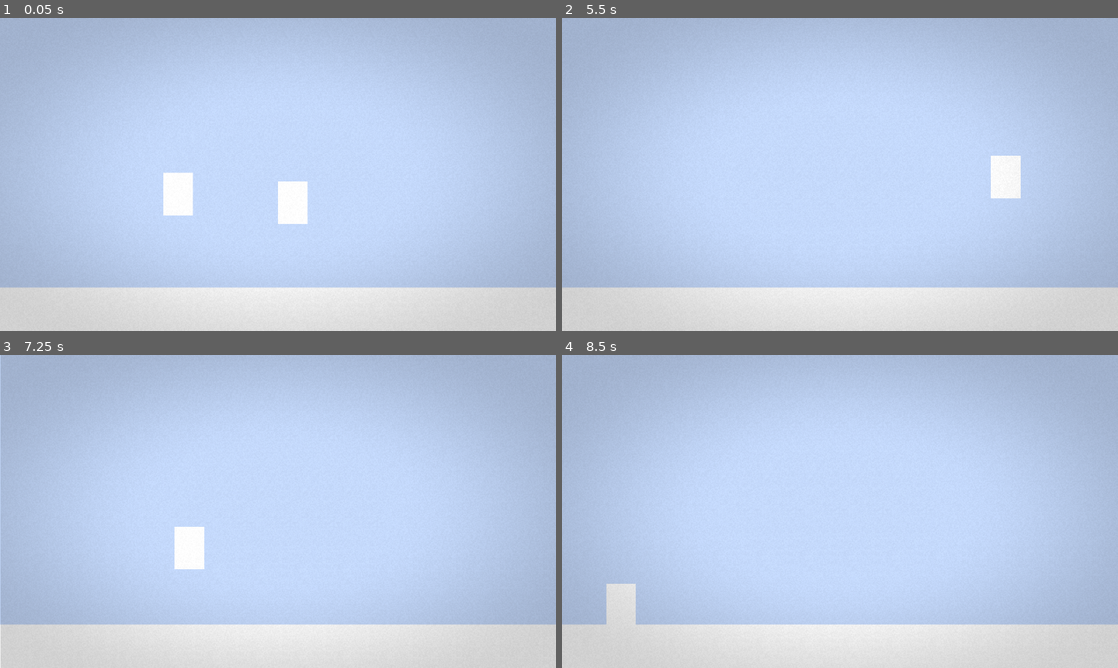
Above: before the commit, frames 1-4 (two rows, left to right).
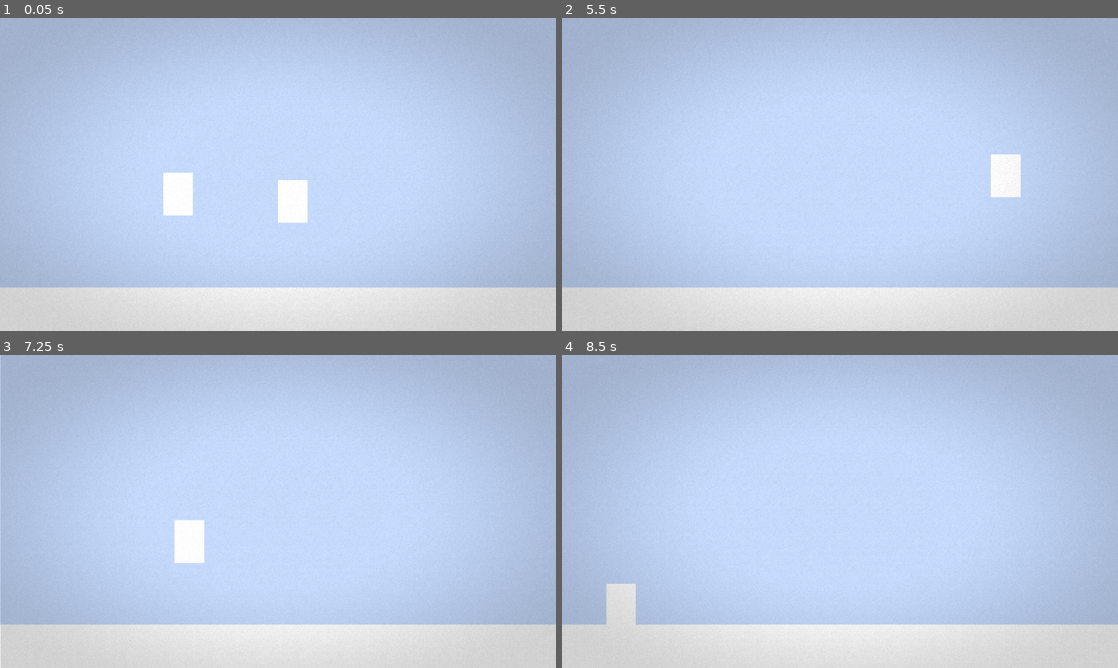
Above: after the commit, the same moments.

Repository: Protheek-1/mass-effect
Game: Godot game, scene res://main.tscn
Same seed, same stepped clock (60 frames per second), same inputs: the game is played once before the commit and once after it.
Inputs (mouse positions are in pixels of both pictures, inside the frame that each line leads up to):
- Up to frame 1 (0.05 s): no input
- Up to frame 2 (5.5 s): tap Enter at 0.5, 2.1, 4.25 s; move the mouse to (812, 237) at 0.52 s; hold Right (ui_right) 0.53-1.25 s; tap W (jump) at 0.6, 0.77, 1.07, 2.3, 3.77, 3.8, 4.07, 5.1 s; click (812, 237) at 0.67 s; drag from (1006, 221) to (812, 237) at 1.27 s; tap Space (swap_charectar) at 2, 5 s; move the mouse to (673, 127) at 2.02 s; hold Left (ui_left) 2.03-2.75 s; drag from (867, 174) to (673, 127) at 2.77 s; move the mouse to (756, 96) at 3.52 s; hold Left (ui_left) 3.53-4.25 s; tap Alt at 3.6 s; drag from (962, 158) to (756, 96) at 4.27 s; move the mouse to (728, 190) at 5.02 s; hold Right (ui_right) from 5.03 s (still down); click (728, 190) at 5.17 s
- Up to frame 3 (7.25 s): release Right (ui_right) at 5.75 s; drag from (333, 442) to (166, 527) at 5.77 s; tap Enter at 6.5, 6.6 s; move the mouse to (250, 574) at 6.52 s; hold Right (ui_right) from 6.53 s (still down); tap W (jump) at 6.77, 6.8, 7.07 s
- Up to frame 4 (8.5 s): release Right (ui_right) at 7.25 s; drag from (1006, 558) to (812, 574) at 7.27 s; tap Space (swap_charectar) at 8 s; move the mouse to (673, 464) at 8.02 s; hold Left (ui_left) from 8.03 s (still down); tap Alt at 8.1 s; tap W (jump) at 8.3 s

The runs differ from the first frame. In frame 1, less than 0.1% of the frame differs, in the area x 50-56%, y 51-66%; in frame 2, less than 0.1%; in frame 3, 0.2%, in the area x 31-37%, y 52-69%; in frame 4, nothing differs.

Commit message:
soooo buggy

Diff:
--- a/heavy.gd
+++ b/heavy.gd
@@ -3,35 +3,49 @@
 @export var speed: float = 90.0
 @export var jump_velocity : float = -340.0
 @export var rise_gravity_mult = 1.1
-@export var fall_gravity_mult = 2.4
+@export var fall_gravity_mult = 2.0
 @export var acceleration: float = 250
 @export var friction: float = 300
 @export var is_active: bool = true
-
+@onready var head_ray = $RayCast2D
 var base_gravity = ProjectSettings.get_setting("physics/2d/default_gravity")
+var light_is_on_top: bool = false
 
 func _physics_process(delta: float) -> void:
-
-
 	if Input.is_action_just_pressed("swap_charectar"):
 		if is_active == true:
 			is_active = false
 		else:
 			is_active = true
+	if not is_on_floor():
+			if velocity.y < 0:
+				velocity.y += base_gravity * delta * rise_gravity_mult
+			else:
+				velocity.y += base_gravity * delta * fall_gravity_mult
+
 	if not is_active:
 		velocity.x = move_toward(velocity.x, 0, friction * delta)
-		if not is_on_floor():
-			velocity.y += base_gravity * delta * fall_gravity_mult
+
+		if is_on_wall() or is_on_floor():
+			for i in range(get_slide_collision_count()):
+				var col = get_slide_collision(i)
+				if col.get_collider() is CharacterBody2D and col.get_normal().y < 0.7:
+					if velocity.y > 0:
+						velocity.y = 0
 		move_and_slide()
 		return
 
-	if not is_on_floor():
-		if velocity.y < 0:
-			velocity.y += base_gravity * delta * rise_gravity_mult
-		else:
-			velocity.y += base_gravity * delta * fall_gravity_mult
-	if Input.is_action_just_pressed("jump") and is_on_floor():
-		velocity.y = jump_velocity
+	var rider: CharacterBody2D = null
+	if head_ray.is_colliding():
+		var collider = head_ray.get_collider()
+		if collider is CharacterBody2D:
+			rider = collider
+	if Input.is_action_just_pressed("jump"):
+		if is_on_floor() or (rider != null and is_character_resting_tight(rider)):
+			#global_position = global_position + Vector2(0, 4)
+			velocity.y = jump_velocity
+			if rider!= null:
+				rider.apply_launch(jump_velocity * 0.8)
 
 	var direction := Input.get_axis("ui_left", "ui_right")
 
@@ -41,3 +55,22 @@
 		velocity.x = move_toward(velocity.x, 0, friction * delta)
 
 	move_and_slide()
+
+func get_character_on_top() -> CharacterBody2D:
+	var space_state = get_world_2d().direct_space_state
+	var query = PhysicsRayQueryParameters2D.create(global_position, global_position + Vector2(0, -20))
+	query.exclude = [get_rid()]
+
+	var result = space_state.intersect_ray(query)
+	if result and result.collider is CharacterBody2D:
+		return result.collider
+	return null
+
+func apply_launch(launch_power: float) -> void:
+	velocity.y = launch_power
+	global_position.y -= 5.0
+	move_and_slide()
+func is_character_resting_tight(target_rider: CharacterBody2D) -> bool:
+	var horizontal_check = abs(target_rider.global_position.x - global_position.x) < 20.0
+	var vertical_check = abs(target_rider.global_position.y - global_position.y) < 32.0
+	return horizontal_check and vertical_check
--- a/heavy.tscn
+++ b/heavy.tscn
@@ -16,3 +16,7 @@
 [node name="ColorRect" type="ColorRect" parent="." unique_id=1500380666]
 offset_right = 107.0
 offset_bottom = 153.0
+
+[node name="RayCast2D" type="RayCast2D" parent="." unique_id=652633747]
+position = Vector2(56.25026, 25.00007)
+target_position = Vector2(0, -56.25016)
--- a/light.gd
+++ b/light.gd
@@ -21,6 +21,12 @@
 		velocity.x = move_toward(velocity.x, 0, friction * delta)
 		if not is_on_floor():
 			velocity.y += base_gravity * delta * fall_gravity_mult
+		if is_on_wall() or is_on_floor():
+			for i in range(get_slide_collision_count()):
+				var col = get_slide_collision(i)
+				if col.get_collider() is CharacterBody2D and col.get_normal().y < -0.7:
+					if velocity.y > 0:
+						velocity.y = 0
 		move_and_slide()
 		return
 
@@ -40,3 +46,8 @@
 		velocity.x = move_toward(velocity.x, 0, friction * delta)
 
 	move_and_slide()
+
+func apply_launch(launch_power: float) -> void:
+	velocity.y = launch_power
+	global_position.y -= 5.0
+	move_and_slide()
--- a/light.tscn
+++ b/light.tscn
@@ -7,6 +7,7 @@
 
 [node name="Light" type="CharacterBody2D" unique_id=199912418]
 scale = Vector2(0.16, 0.16)
+safe_margin = 0.001
 script = ExtResource("1_hdgcg")
 
 [node name="CollisionShape2D" type="CollisionShape2D" parent="." unique_id=1147086959]
